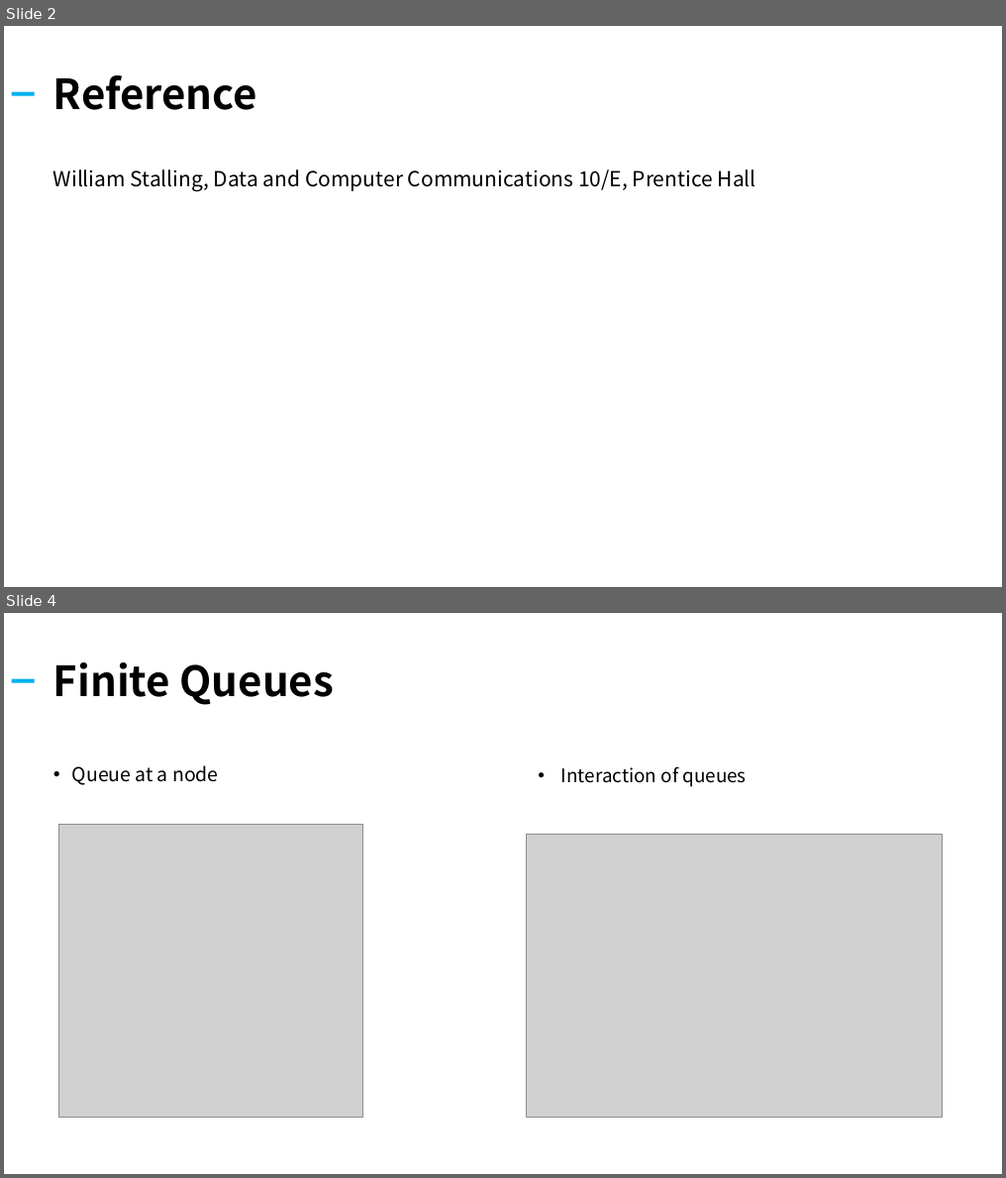
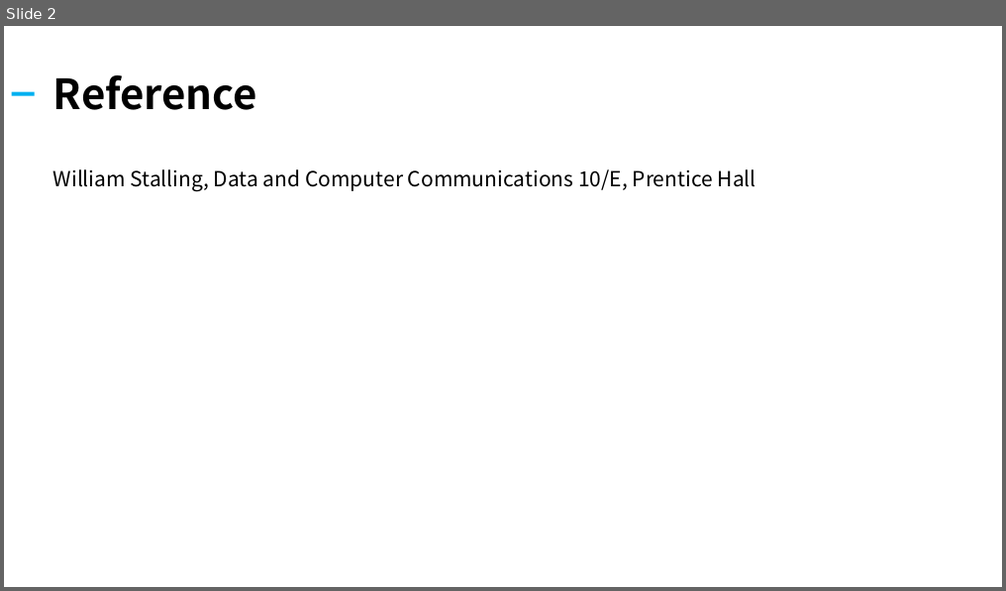
Before and after one commit to kiku99/AWS, a slide deck: Network/12. Network Internet Application.pptx. Shown one above the other, each under a label of ours: slides 2 and 4 before the commit, slide 2 after it; the slides between them are not shown. The pictures are 1006x1178 and 1006x591 pixels, drawn with LibreOffice and Linux fonts; fonts in the diff are those of the drawing; grey boxes stand for pictures. Boxes give left, top, right and bottom in pixels: in the first picture for what was removed or moved away, otherwise in the second. Text is boxed around its words. In the diff, an @@ line names an element or a change of style, - is before the commit and + after.

```diff
--- a/Network/12. Network Internet Application.pptx
+++ b/Network/12. Network Internet Application.pptx
@@ slide 4 removed at (4,613,1002,1174), background #FFFFFF @@
@@ title removed at (54,663,334,705) @@
-Finite Queues
@@ rectangle removed at (12,679,35,682) @@
@@ text removed at (72,765,218,785) @@
-• Queue at a node
@@ text removed at (561,766,746,787) @@
-• Interaction of queues
@@ picture removed at (58,824,362,1117) @@
@@ picture removed at (527,835,943,1118) @@
```
Also in this commit, not shown: 1 slide changed, 21 slides added, 19 other slides removed, 1 other file.
